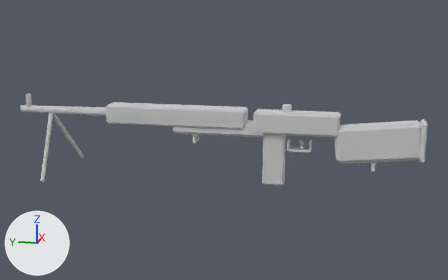
What one commit did to the glTF model ambush_loop/art/v2/models/mg42_lod0.glb.
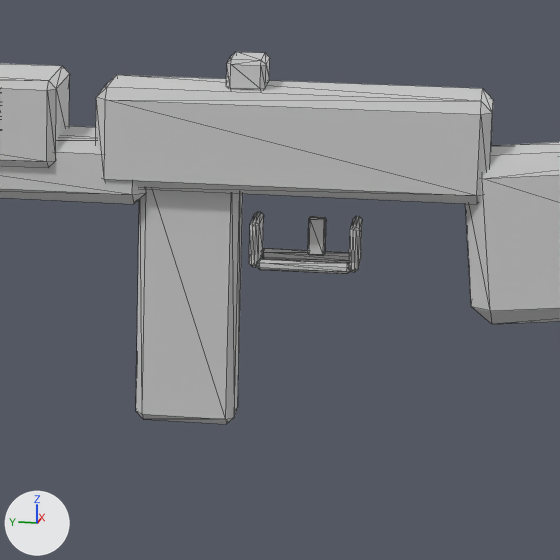
There are two pictures of each version: one whole from a 50 mm lens placed at (-1.79, -0.116, 0.42), pointed at (0.008, 0.244, -0.029), one close up on the part from 52% to 79% of the width and 33% to 77% of the height. The axes (+X, +Y, +Z) are drawn at lower left. The lights are the same throughout. The older version's two pictures come first. The close-ups show mesh edges as thin lines. Vertices at exactly the same position are counted once.

Names of what the first close-up shows: 'mg42_body'.
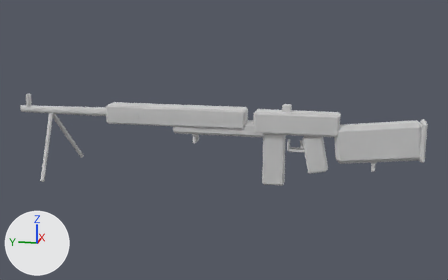
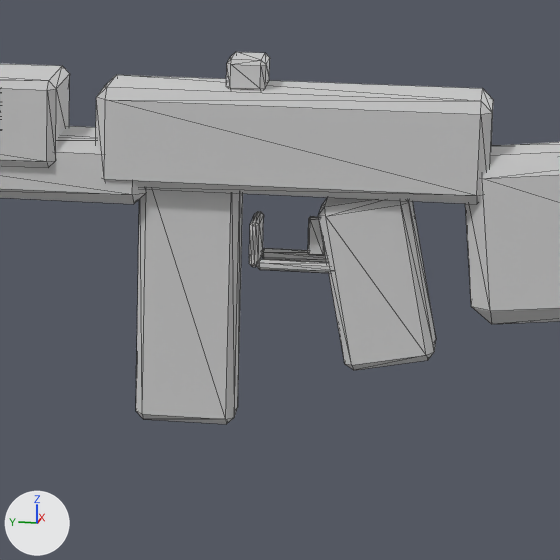
Where the change shows, as pixel boxes [x1, y1, x2, y2] in the close-ups (560 x 560 px):
part 1 of me_cube_726, added: after [318, 197, 436, 370]

What changed in the scene script:
```text
Change me_cube_726:
    used by ob_mg42_body; location = (0.0, 0.0, 0.0)
    remove me_cube_726.from_pydata(...)  # 844 vertices, 1552 faces; spans x -0.15..0.15, y -0.339..0.9, z -0.156..0.092
    add me_cube_726.from_pydata(...)  # 868 vertices, 1596 faces; spans x -0.15..0.15, y -0.339..0.9, z -0.156..0.092
    me_cube_726 part 1: a new loose piece of 24 vertices spanning x -0.02..0.02, y -0.07..0.006, z -0.114..0.004, in mat_v2_actor_atlas (white #e7e7e7)
```
